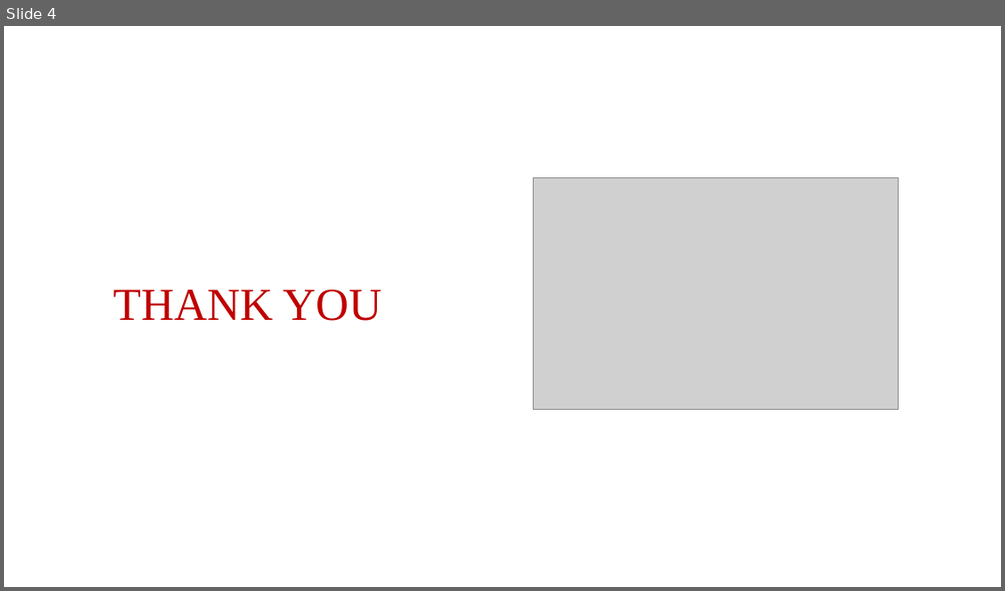
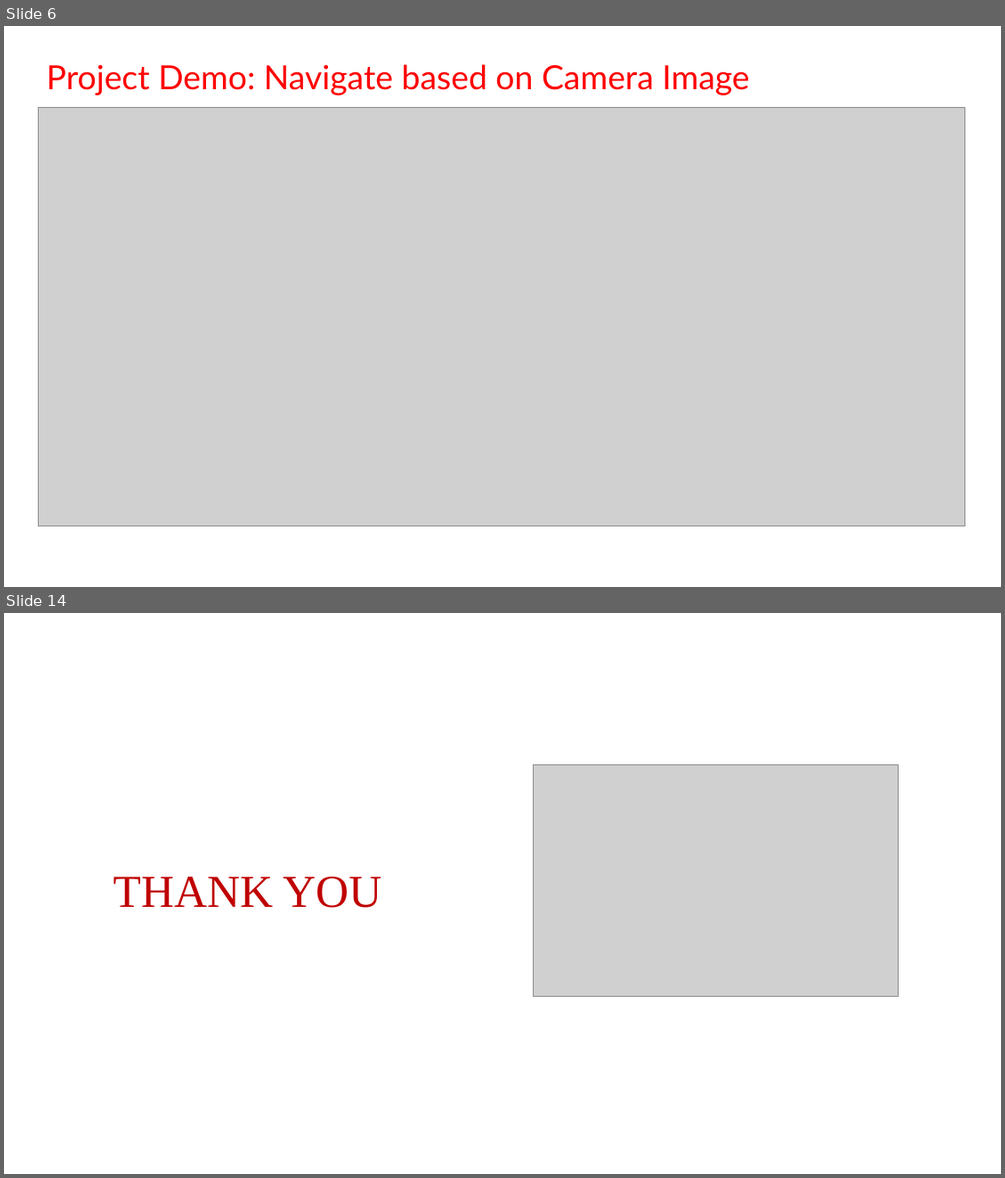
Before and after one commit to VijayShinde1996/AI_Powered_Assistant_Visually_Impaired_Individuals, a slide deck: Innomatics_Project_Report.pptx. Shown one above the other, each under a label of ours: slide 4 before the commit, slides 6 and 14 after it; the slides between them are not shown. The pictures are 1005x591 and 1005x1178 pixels, drawn with LibreOffice and Linux fonts; fonts in the diff are those of the drawing; grey boxes stand for pictures; background and template pictures are left out. Boxes give left, top, right and bottom in pixels: in the first picture for what was removed or moved away, otherwise in the second. Text is boxed around its words. In the diff, an @@ line names an element or a change of style, - is before the commit and + after.

```diff
--- a/Innomatics_Project_Report.pptx
+++ b/Innomatics_Project_Report.pptx
@@ slide 6 added at box(4, 26, 1001, 587), background #FFFFFF @@
@@ text added at box(47, 64, 749, 95), 32 pt, text #FF0000 @@
+Project Demo: Navigate based on Camera Image
@@ picture added at box(38, 107, 965, 525) @@
@@ what was slide 4 is now slide 14 @@
```
Also in this commit, not shown: 12 other slides added, 3 slides removed, 4 other files.
